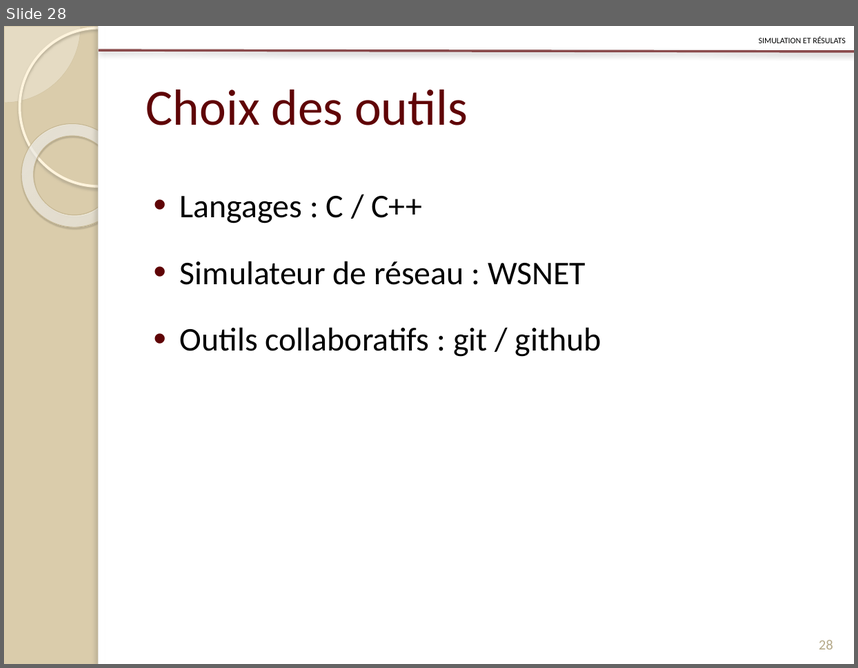
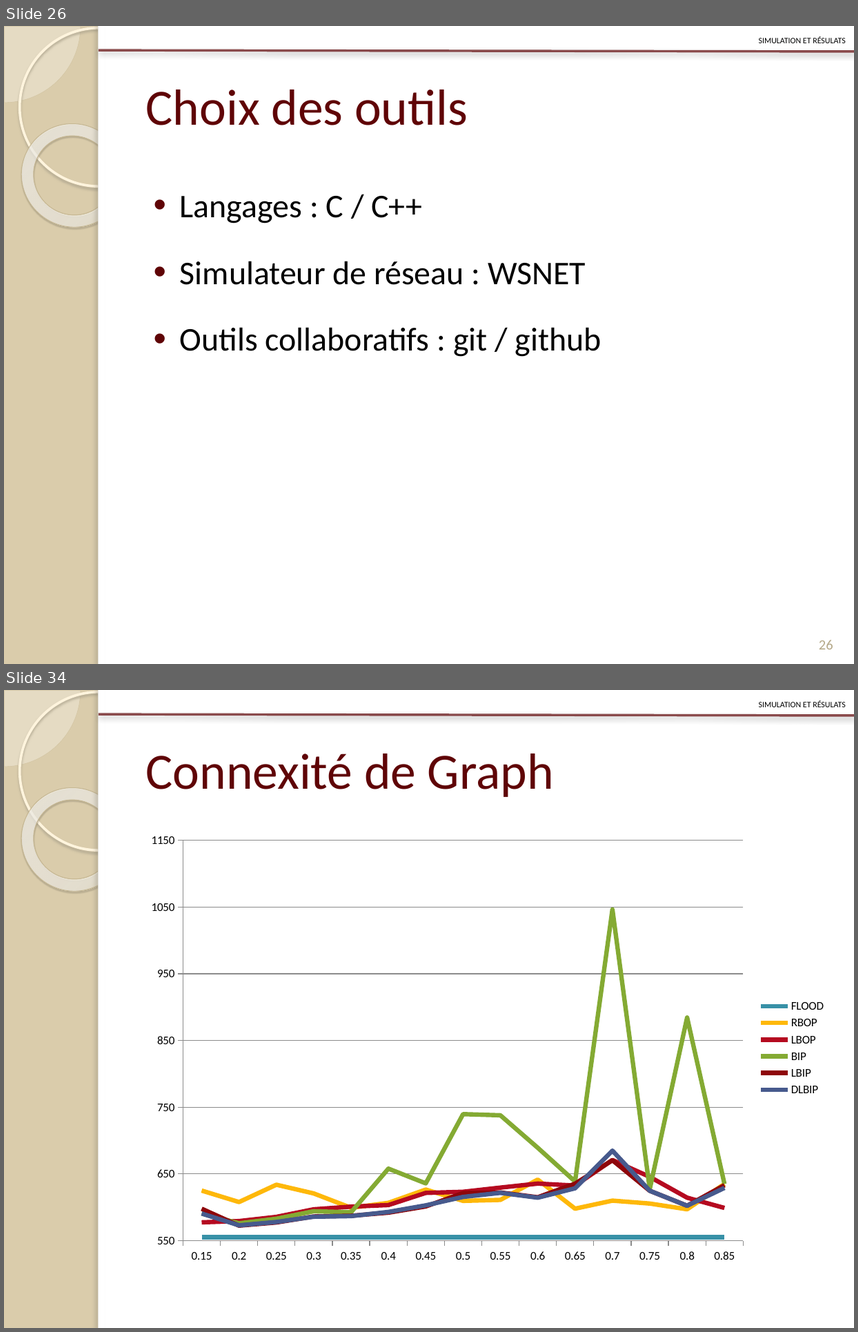
Before and after one commit to Patre/Energy-saving-in-sensors--networks, a slide deck: Redaction/Presentation/pres.pptx. Shown one above the other, each under a label of ours: slide 28 before the commit, slides 26 and 34 after it; the slides between them are not shown. The pictures are 858x668 and 858x1332 pixels, drawn with LibreOffice and Linux fonts; fonts in the diff are those of the drawing. Boxes give left, top, right and bottom in pixels: in the first picture for what was removed or moved away, otherwise in the second. Text is boxed around its words. In the diff, an @@ line names an element or a change of style, - is before the commit and + after.

```diff
--- a/Redaction/Presentation/pres.pptx
+++ b/Redaction/Presentation/pres.pptx
@@ slide 34 added at (4, 690, 854, 1328), background #DACCAB; not listed: 6 template elements that a slide beside it also shows @@
@@ text added at (759, 700, 845, 707), 8.8 pt, text #000000, small capitals @@
+simulation et résulats
@@ title added at (146, 753, 554, 797), 43 pt, text #5F0406 @@
+Connexité de Graph
@@ line chart added at (137, 825, 835, 1270) @@
+categories: 0.15, 0.2, 0.25, 0.3, 0.35, 0.4, 0.45, 0.5, 0.55, 0.6, 0.65, 0.7, 0.75, 0.8, 0.85
+FLOOD: 560, 560, 560, 560, 560, 560, 560, 560, 560, 560, 560, 560, 560, 560, 560
+RBOP: 620, 610, 630, 620, 600, 610, 630, 610, 610, 640, 600, 610, 610, 600, 640
+LBOP: 580, 580, 590, 600, 600, 600, 620, 620, 630, 640, 630, 670, 650, 610, 600
+BIP: 590, 580, 580, 590, 590, 660, 640, 740, 740, 690, 640, 1050, 630, 880, 640
+LBIP: 600, 570, 580, 590, 590, 590, 600, 620, 620, 610, 640, 670, 620, 600, 630
+DLBIP: 590, 570, 580, 590, 590, 590, 600, 620, 620, 610, 630, 680, 620, 600, 630
@@ what was slide 28 is now slide 26 @@
@@ page number at (819, 639, 833, 649): text changed @@
-28
+26
```
Also in this commit, not shown: 13 slides changed, 9 other slides added, 4 slides removed, 8 other files.
